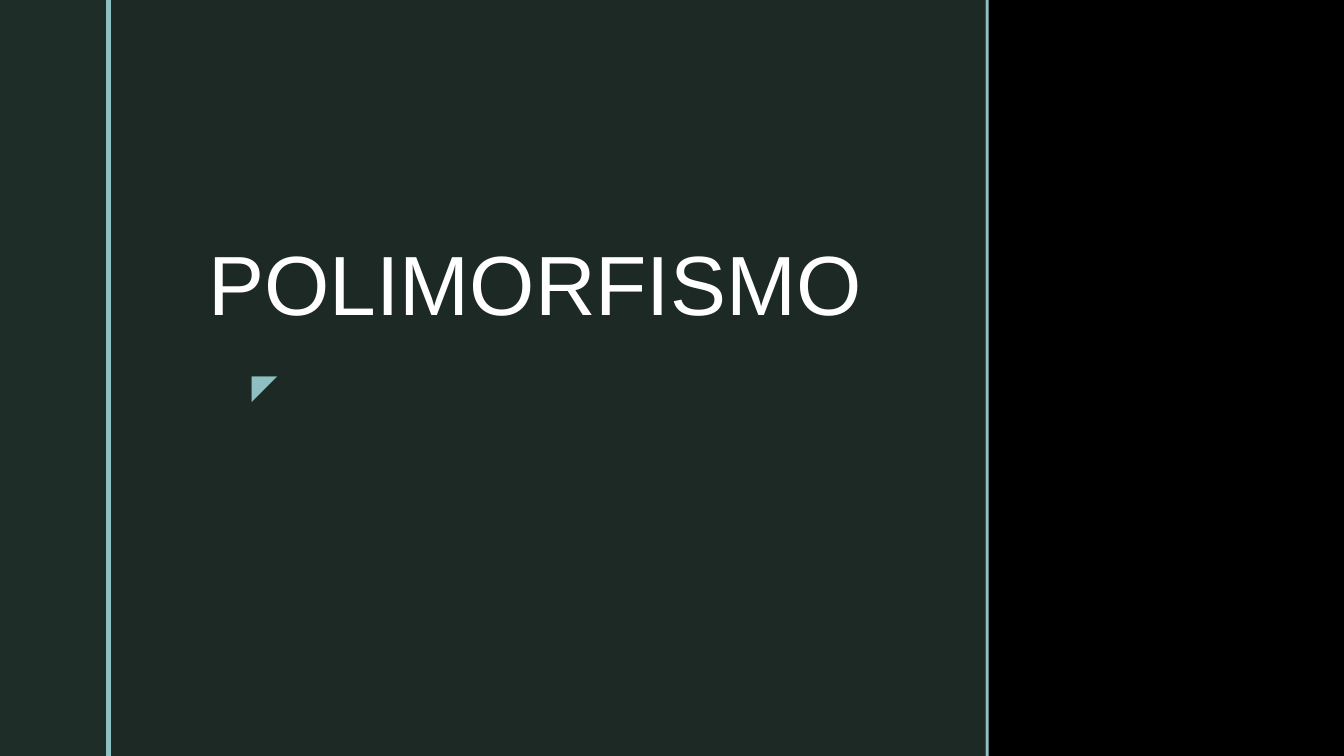
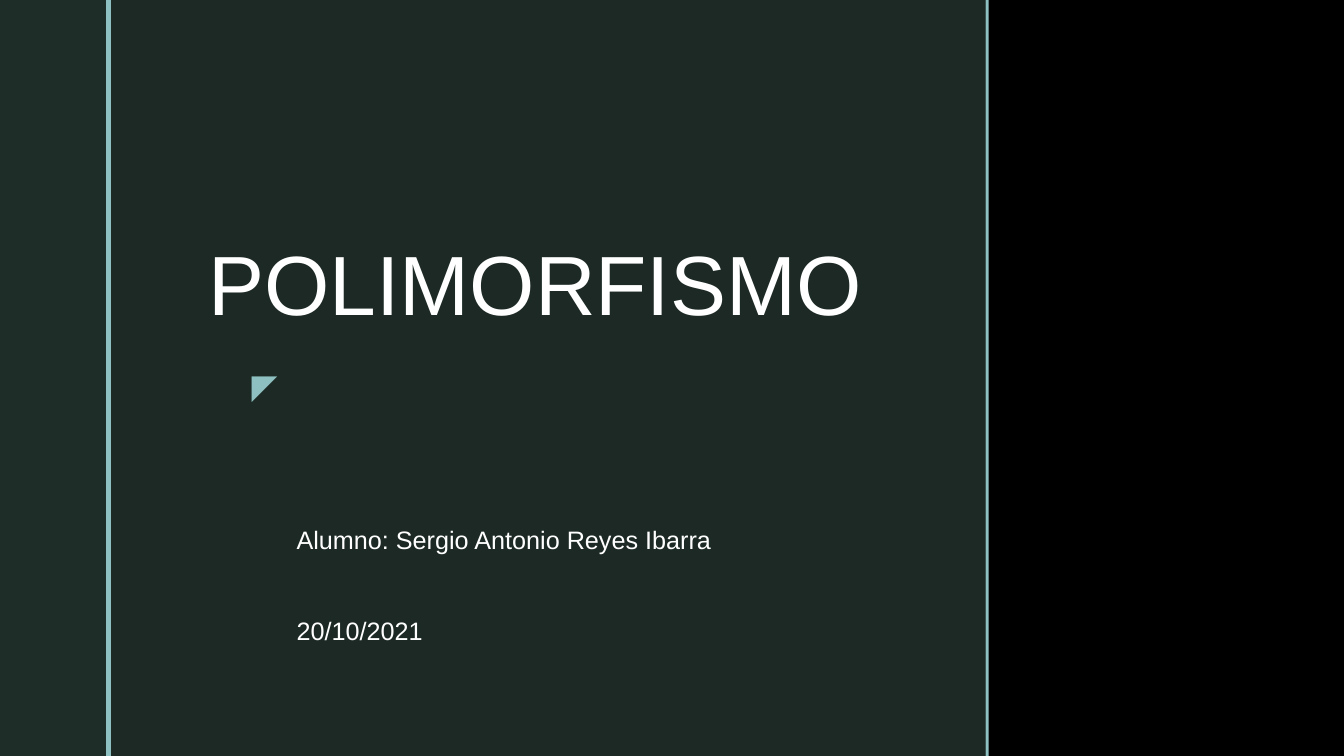
Before and after one commit to SergioReyesIbarra/fbd, a slide deck: slide 1 of Unidad 2 fbd/Práctica 4 Exposición/POLIMORFISMO_Presentación.pptx. Drawn at 1344x756 pixels with LibreOffice and Linux fonts; fonts in the diff are those of the drawing; background and template pictures are left out. Boxes give left, top, right and bottom in pixels: in the first picture for what was removed or moved away, otherwise in the second. Text is boxed around its words. In the diff, an @@ line names an element or a change of style, - is before the commit and + after.

```diff
--- a/Unidad 2 fbd/Práctica 4 Exposición/POLIMORFISMO_Presentación.pptx
+++ b/Unidad 2 fbd/Práctica 4 Exposición/POLIMORFISMO_Presentación.pptx
@@ text added at [297,530,711,641], 18 pt, text #FFFFFF @@
+Alumno: Sergio Antonio Reyes Ibarra
+20/10/2021
```
Also in this commit, not shown: 1 other file.
